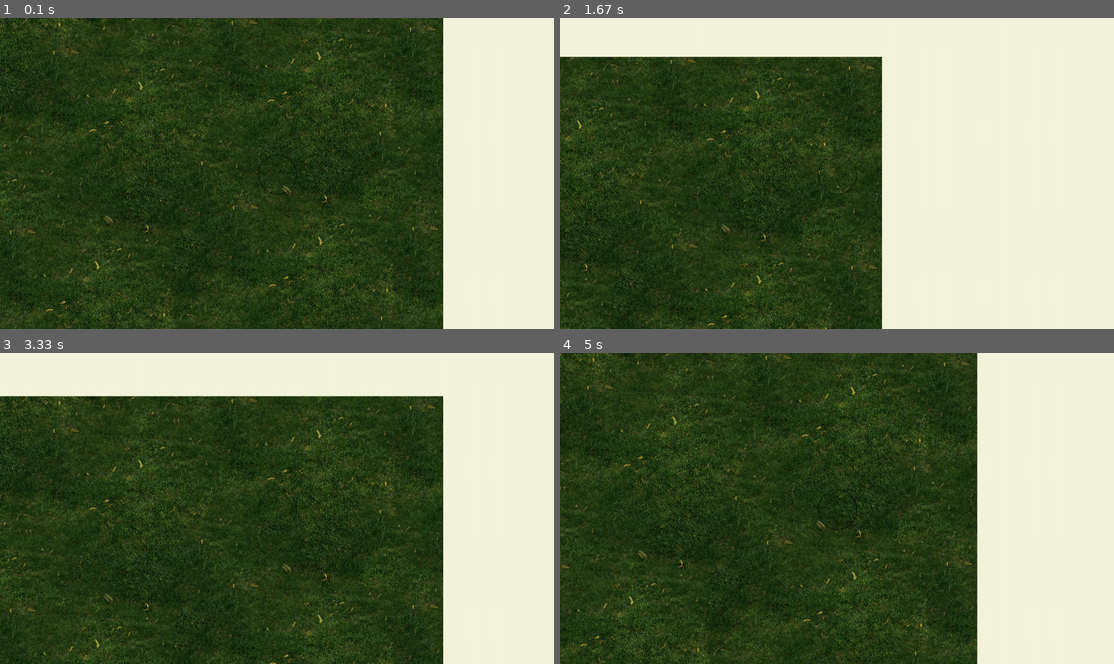
Above: before the commit, frames 1-4 (two rows, left to right).
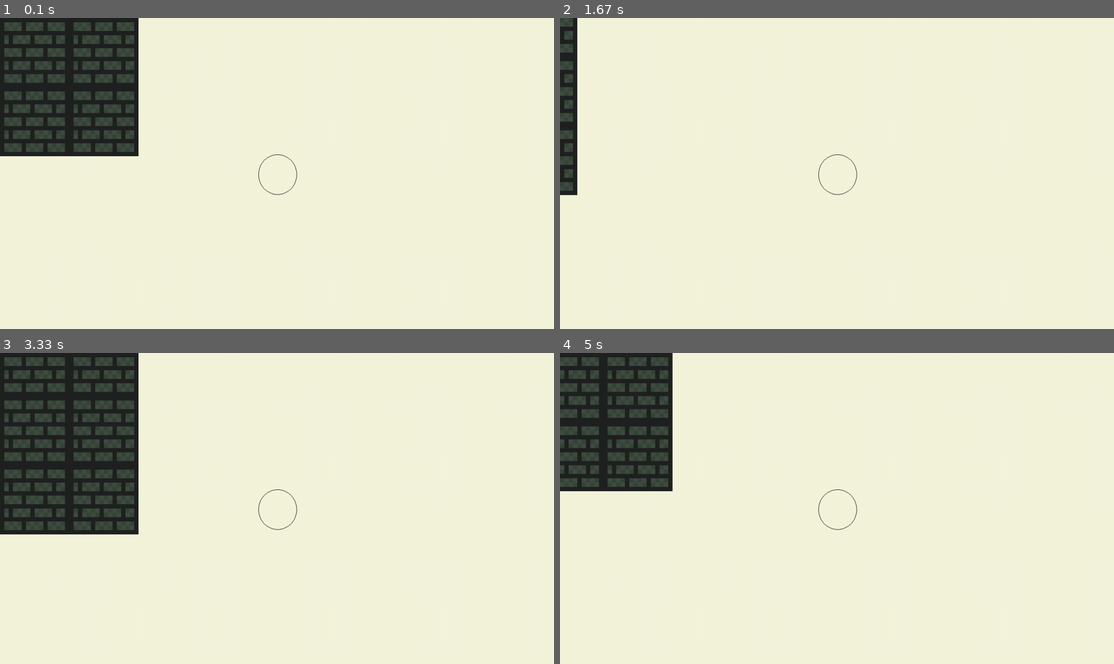
Above: after the commit, the same moments.

Repository: evelyn-keefner/portfolio
Game: pygame game, started from ch09/final/main.py
The game is run twice, just before and just after one commit, with the same random seed, the same clock (stepped at 60 frames per second) and the same inputs.
Inputs:
- Up to frame 1 (0.1 s): no input
- Up to frame 2 (1.67 s): hold D 0.33-0.8 s; hold W 0.83-1.13 s; hold D 1.17-1.63 s
- Up to frame 3 (3.33 s): hold A 1.67-2.2 s; hold S 2.23-2.53 s; hold A 2.57-2.97 s; hold W from 3 s (still down)
- Up to frame 4 (5 s): release W at 3.37 s; hold D 3.4-4.03 s; hold S 4.07-4.43 s; hold A 4.47-4.93 s; hold D from 4.97 s (still down)

The runs differ from the first frame. In frame 1, 76% of the frame differs, in the area x 0-80%, y 0-100%; in frame 2, 51%; in frame 3, 69%; in frame 4, 73%.

Commit message:
camera & infinite ground scroll

Diff:
--- a/ch09/final/camera.py
+++ b/ch09/final/camera.py
@@ -11,19 +11,49 @@
         self.half_h = self.display_surface.get_size()[1] // 2
 
         # ground
-        self.ground_surf = pygame.image.load('sprites/placeholder_sprites/placeholder_ground.png')
+        self.ground_surf = pygame.image.load('sprites/placeholder_sprites/brick.png')
+        self.ground_width = self.ground_surf.get_width()
+        self.ground_height = self.ground_surf.get_height()
+
         self.ground_rect = self.ground_surf.get_rect(topleft = (0, 0))
 
     def center_target_camera(self, target):
         self.offset.x = target.rect.centerx - self.half_w
         self.offset.y = target.rect.centery - self.half_h
 
+    def player_in_relation_to_ground(self, player, rects):
+        for rect in rects:
+            if player.get_rect().colliderect(rect):
+                self.ground_rect = rect
+                return None
+
     def custom_draw(self, player):
         self.center_target_camera(player)
 
         # ground
-        ground_offset = self.ground_rect.topleft - self.offset
-        self.display_surface.blit(self.ground_surf, ground_offset)
+        ground_rects = []
+        current_x = self.ground_rect.topleft[0]
+        current_y = self.ground_rect.topleft[1]
+
+        ground_coordinates = [
+            (current_x - self.ground_width, current_y - self.ground_height),
+            (current_x, current_y - self.ground_height),
+            (current_x + self.ground_width, current_y - self.ground_height),
+            (current_x - self.ground_width, current_y),
+            (current_x, current_y),
+            (current_x + self.ground_width, current_y),
+            (current_x - self.ground_width, current_y + self.ground_height),
+            (current_x, current_y + self.ground_height),
+            (current_x + self.ground_width, current_y + self.ground_height)
+        ]
+
+        for i in range(9):
+            ground_rects.append(self.ground_surf.get_rect(topleft = ground_coordinates[i]))
+
+        self.player_in_relation_to_ground(player, ground_rects)
+
+        for ground_rect in ground_rects:
+            self.display_surface.blit(self.ground_surf, ground_rect.topleft - self.offset)
 
         # active elements
         for sprite in sorted(self.sprites(), key = lambda sprite: sprite.rect.centery):
--- a/ch09/final/player.py
+++ b/ch09/final/player.py
@@ -11,6 +11,18 @@
 
     def get_image(self):
         return self.image
+
+    def get_rect(self):
+        return self.rect
+
+    def get_direction(self):
+        return self.direction
+
+    def get_velocity(self):
+        return self.velocity
+
+    def get_health(self):
+        return self.health
 
     def input(self):
         keys = pygame.key.get_pressed()
Binary file added: ch09/final/sprites/placeholder_sprites/brick.jpg
Binary file added: ch09/final/sprites/placeholder_sprites/brick.png
